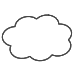
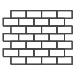
Revision of a layered 75px x 75px image; what changed, layer by layer:
painted on "Layer 3" over (x1=2, y1=10, x2=73, y2=65)
added layer "Layer 4" above "Layer 3 copy 2" over (x1=1, y1=10, x2=73, y2=65)
hid "Layer 2" over (x1=1, y1=14, x2=73, y2=62)
